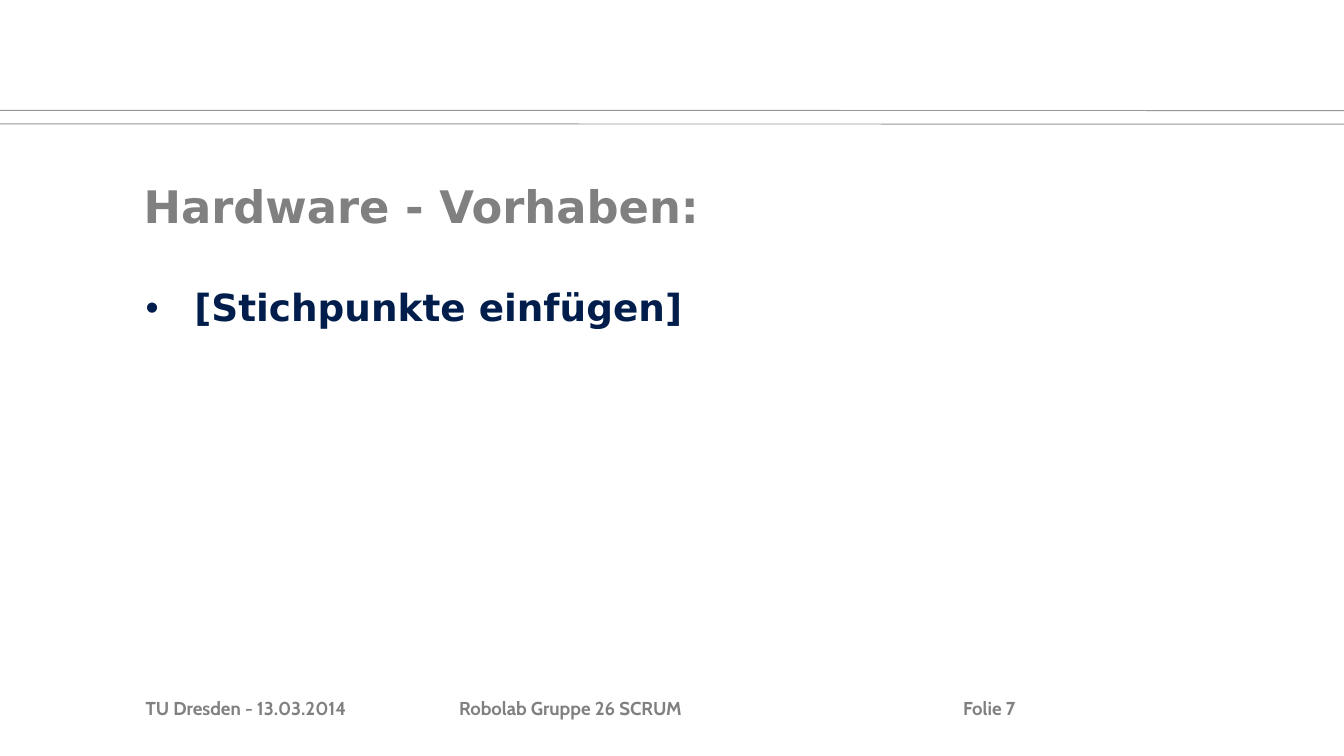
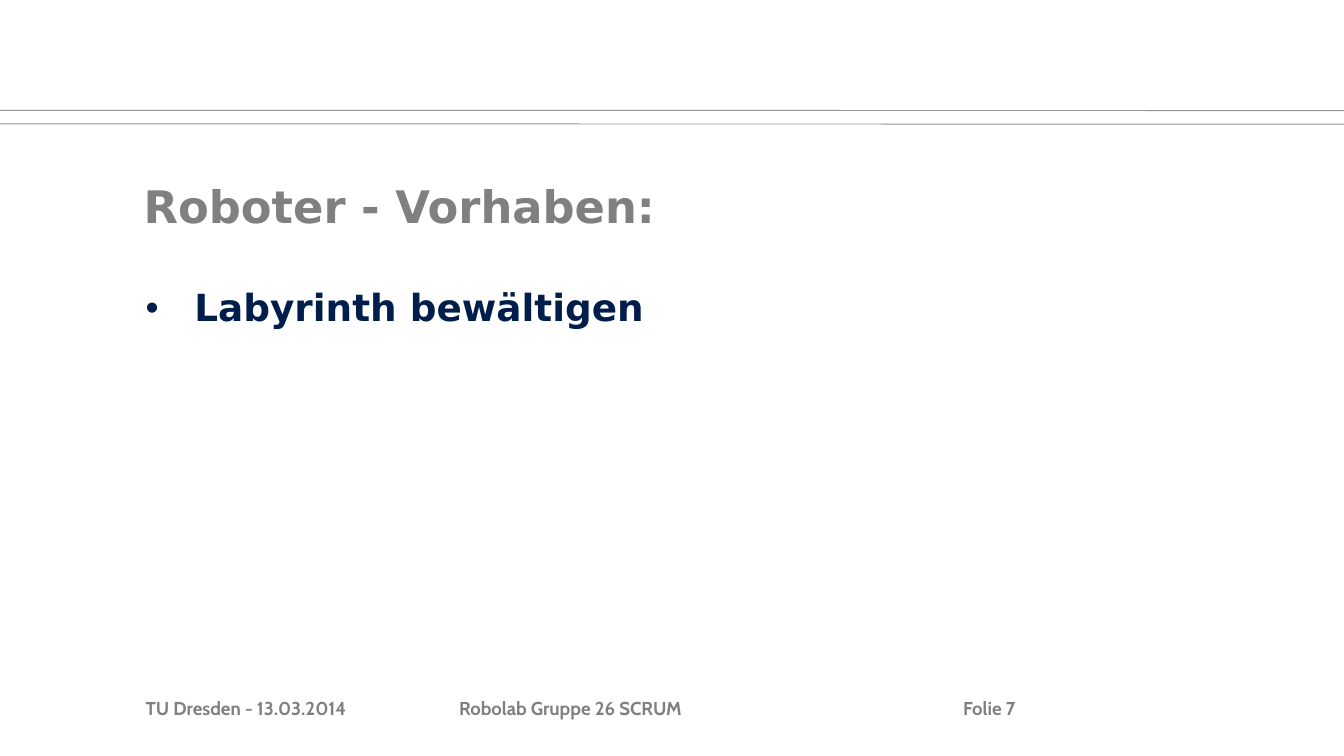
Before and after one commit to MarauderXtreme/robolab-2014, a slide deck: slide 7 of Scrum/scrum-13-03-14.ppt. Drawn at 1344x756 pixels with LibreOffice and Linux fonts; fonts in the diff are those of the drawing; background and template pictures are left out. Boxes give left, top, right and bottom in pixels: in the first picture for what was removed or moved away, otherwise in the second. Text is boxed around its words. In the diff, an @@ line names an element or a change of style, - is before the commit and + after.

```diff
--- a/Scrum/scrum-13-03-14.ppt
+++ b/Scrum/scrum-13-03-14.ppt
@@ text at (144,189,654,224): text changed @@
-Hardware - Vorhaben:
+Roboter - Vorhaben:
@@ text at (194,292,644,329): text changed @@
-• [Stichpunkte einfügen]
+• Labyrinth bewältigen
```
Also in this commit, not shown: 5 other slides changed, 3 other files.
